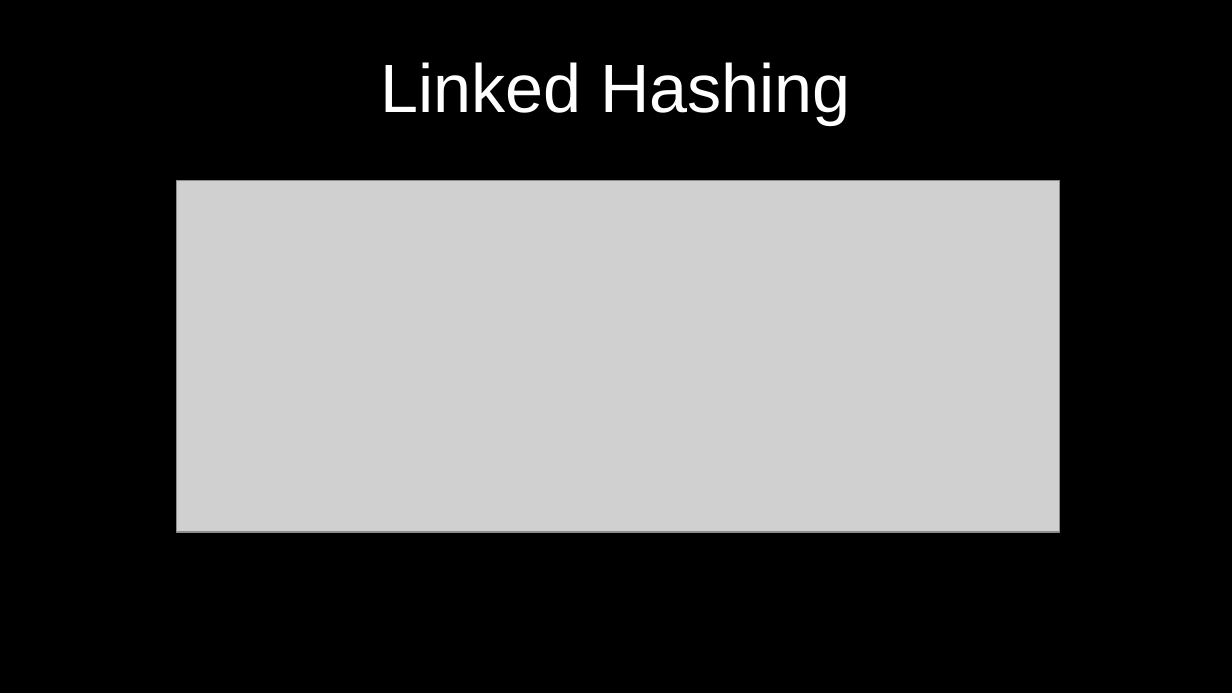
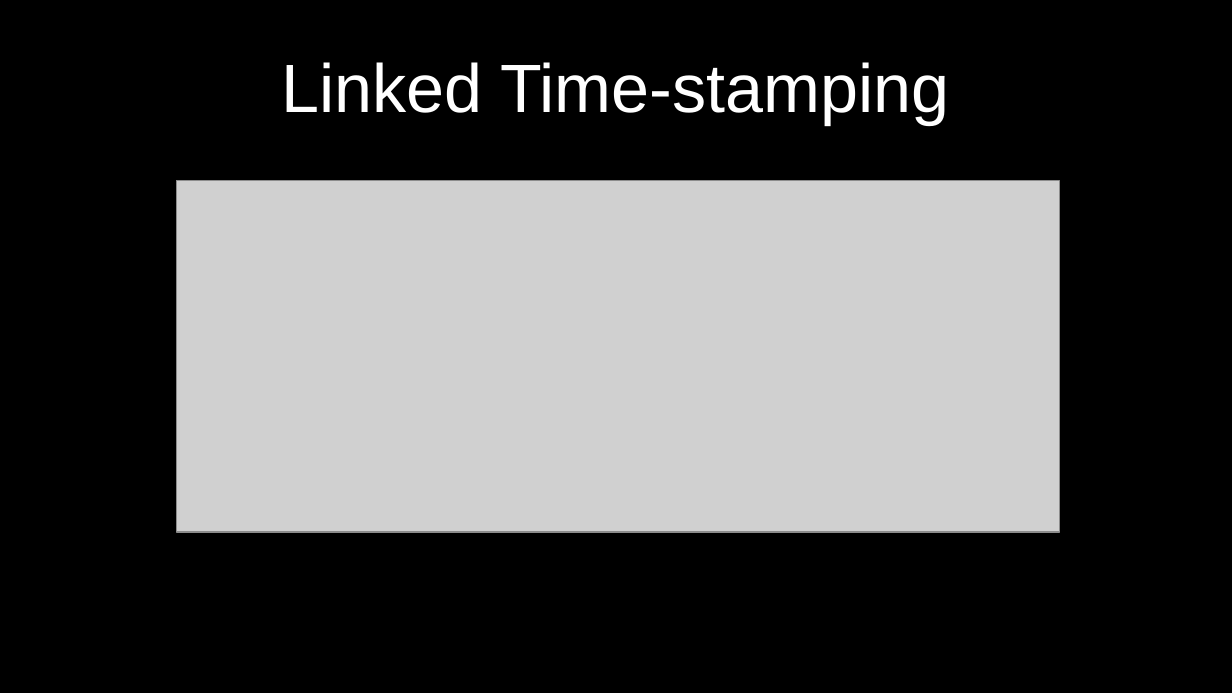
Before and after one commit to cmdruid/bitcoin-programming, a slide deck: slide 14 of slides/bitcoin-whitepaper-review.odp. Drawn at 1232x693 pixels with LibreOffice and Linux fonts; fonts in the diff are those of the drawing; grey boxes stand for pictures. Boxes give left, top, right and bottom in pixels: in the first picture for what was removed or moved away, otherwise in the second. Text is boxed around its words. In the diff, an @@ line names an element or a change of style, - is before the commit and + after.

Commit message:
update

```diff
--- a/slides/bitcoin-whitepaper-review.odp
+++ b/slides/bitcoin-whitepaper-review.odp
@@ title at [281, 62, 949, 125]: text changed @@
-Linked Hashing
+Linked Time-stamping
```
